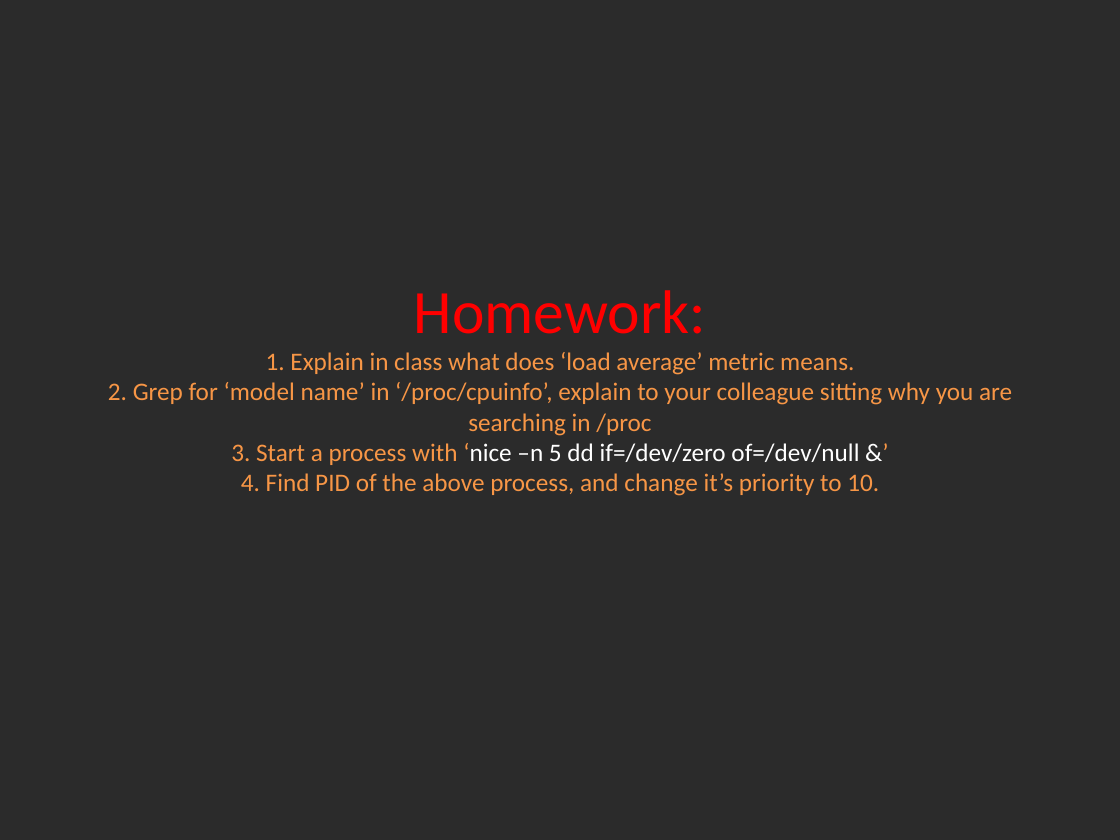
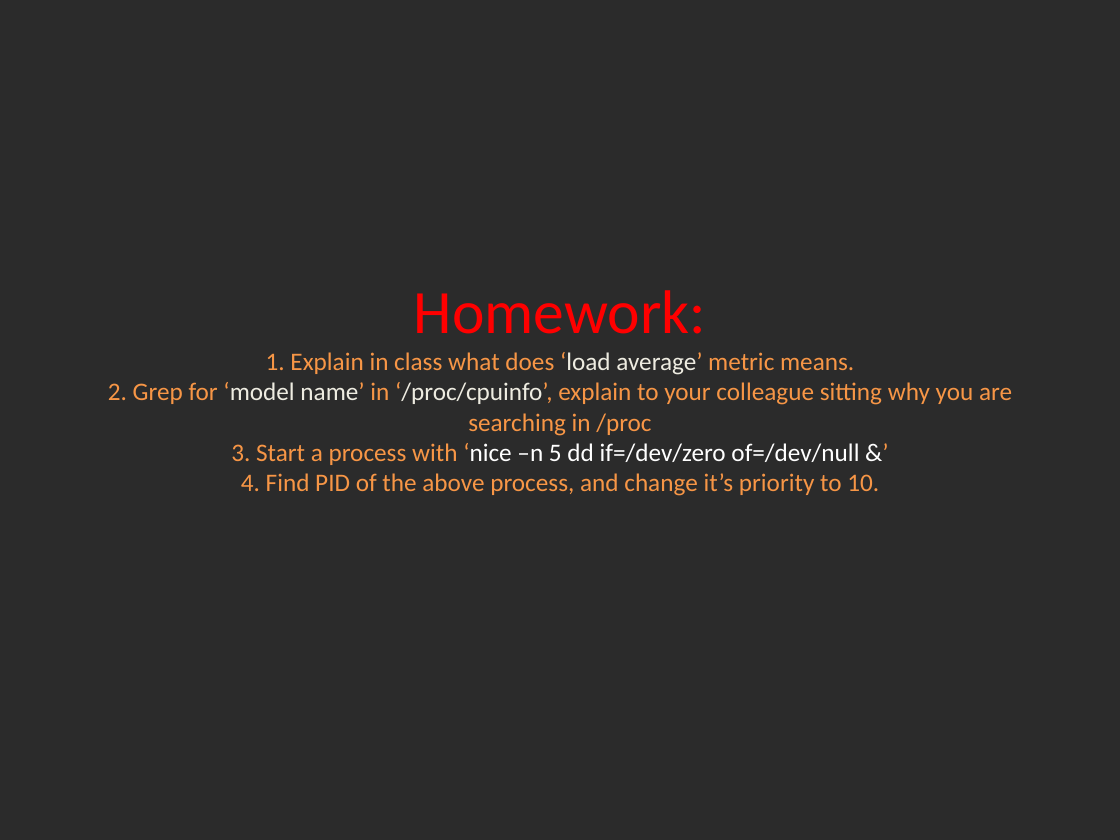
Before and after one commit to Academy-Soft-Intellect/Linux-Course, a slide deck: slide 9 of 07.Processes/07-Processes.pptx. Drawn at 1120x840 pixels with LibreOffice and Linux fonts; fonts in the diff are those of the drawing; background and template pictures are left out; a plain dark background stands for a picture behind light text. Boxes give left, top, right and bottom in pixels: in the first picture for what was removed or moved away, otherwise in the second. Text is boxed around its words. In the diff, an @@ line names an element or a change of style, - is before the commit and + after.

Commit message:
Processes

```diff
--- a/07.Processes/07-Processes.pptx
+++ b/07.Processes/07-Processes.pptx
@@ title "Homework: 1. Explain in class ..." at (108,290,1012,496): text colour #F79646 to #EEECE1 in "‘load average’ ‘model name’ ‘/proc/cpuinfo’," @@
```
Also in this commit, not shown: 1 other slide changed, 1 other file.
